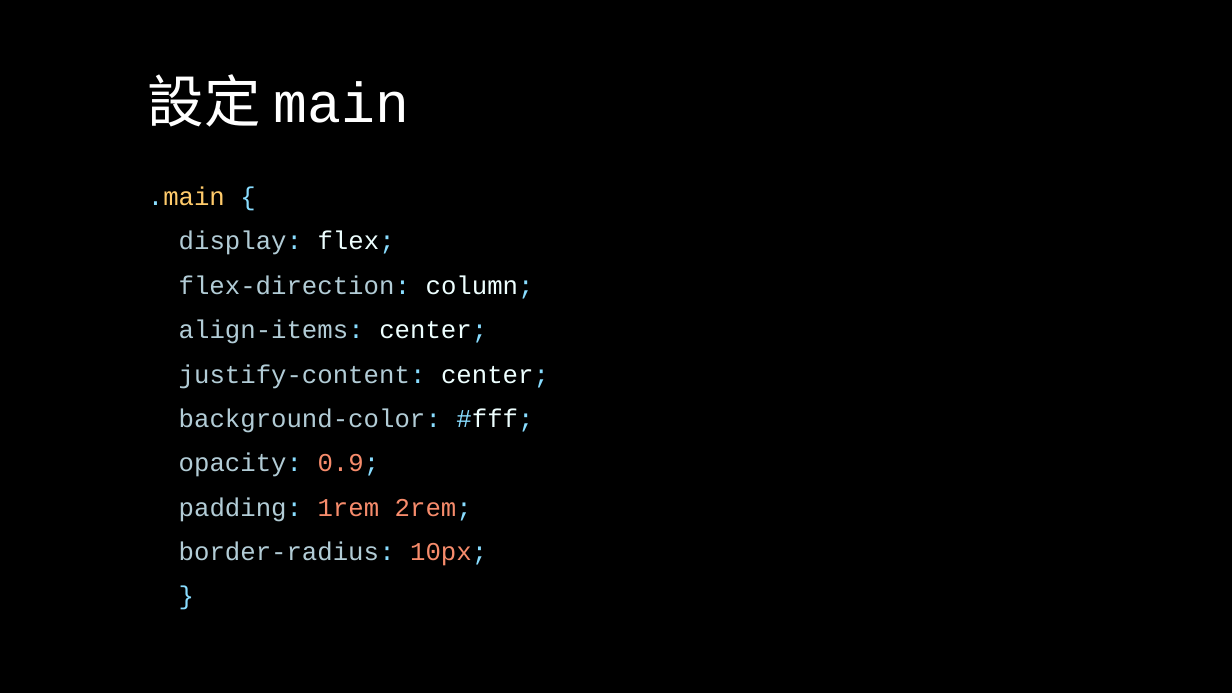
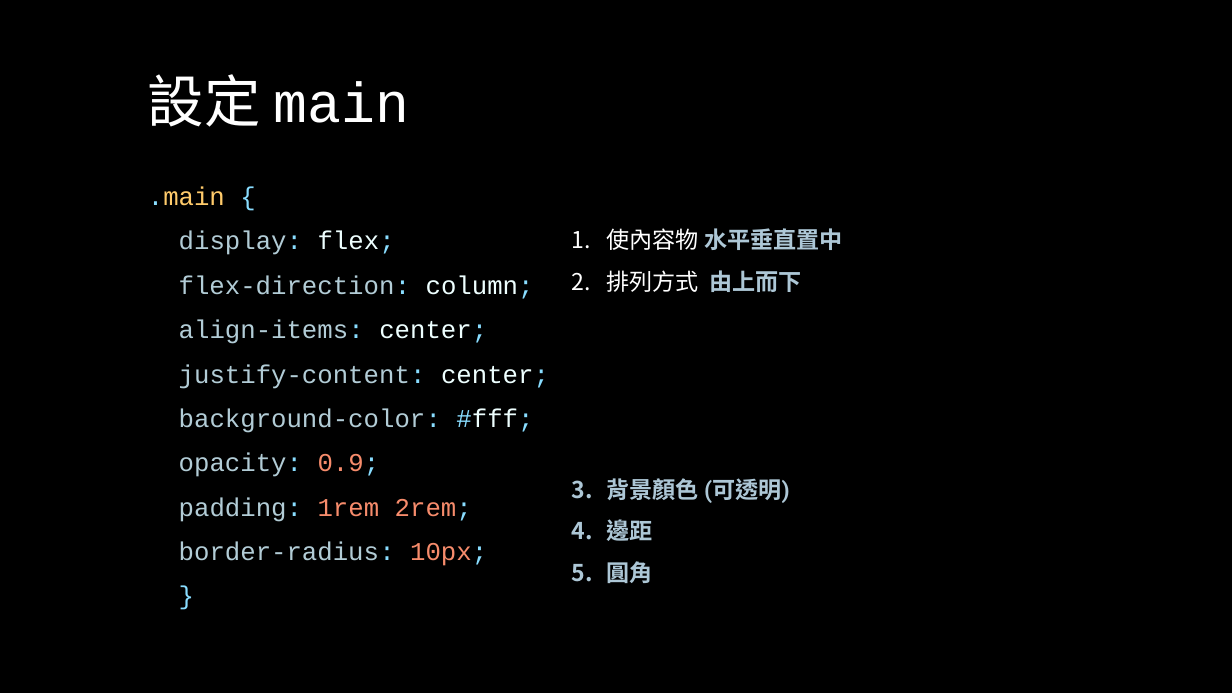
Before and after one commit to Alicexdcw/FrontEndTutorial, a slide deck: slide 33 of sidle-project-porfit.pptx (slide 29 before the commit). Drawn at 1232x693 pixels with LibreOffice and Linux fonts; fonts in the diff are those of the drawing. Boxes give left, top, right and bottom in pixels: in the first picture for what was removed or moved away, otherwise in the second. Text is boxed around its words. In the diff, an @@ line names an element or a change of style, - is before the commit and + after.

```diff
--- a/sidle-project-porfit.pptx
+++ b/sidle-project-porfit.pptx
@@ text added at (606,228,843,587), 18 pt, text #ADC7D6, bold @@
+1. 使內容物 水平垂直置中
+2. 排列方式 由上而下
+3. 背景顏色 (可透明)
+4. 邊距
+5. 圓角
```
Also in this commit, not shown: 6 other slides changed, 15 slides added, 1 slide removed, 3 other files.
